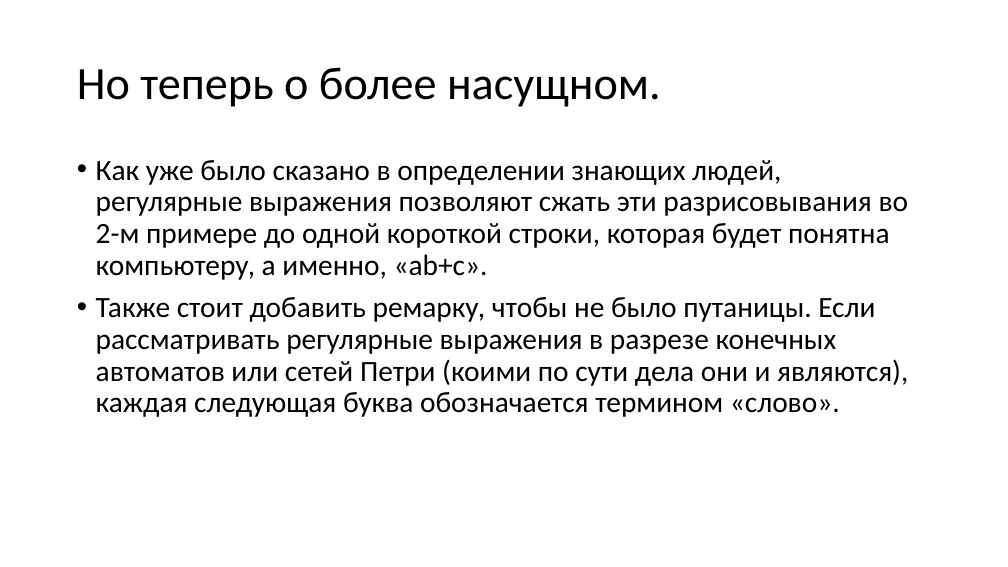
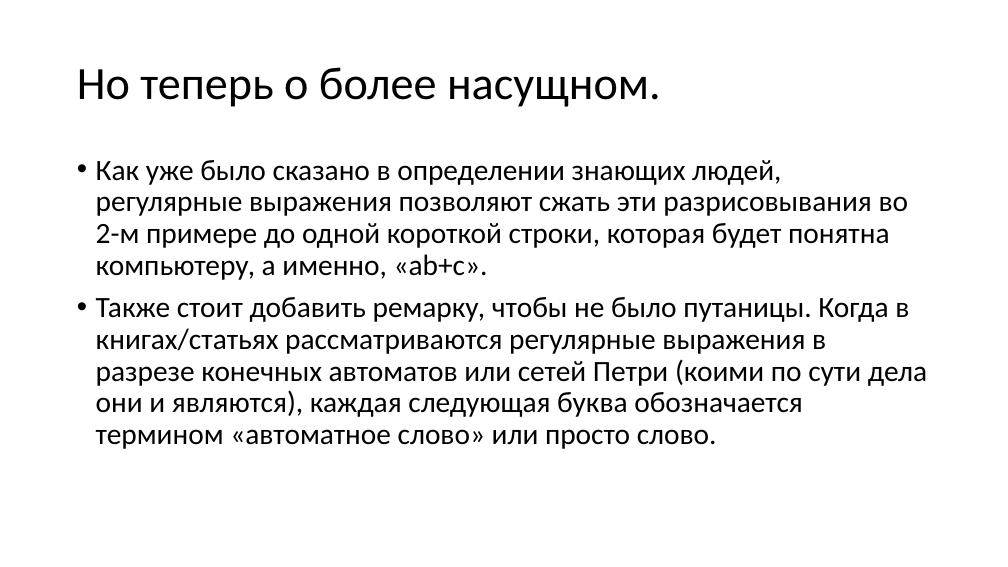
Before and after one commit to meTur4ik/re-demo, a slide deck: slide 17 of docs/re.pptx. Drawn at 1008x567 pixels with LibreOffice and Linux fonts; fonts in the diff are those of the drawing. Boxes give left, top, right and bottom in pixels: in the first picture for what was removed or moved away, otherwise in the second. Text is boxed around its words. In the diff, an @@ line names an element or a change of style, - is before the commit and + after.

Commit message:
edit presentation

```diff
--- a/docs/re.pptx
+++ b/docs/re.pptx
@@ text at (96, 297, 927, 449): text changed @@
-• Также стоит добавить ремарку, чтобы не было путаницы. Если рассматривать регулярные выражения в разрезе конечных автоматов или сетей Петри (коими по сути дела они и являются), каждая следующая буква обозначается термином «слово».
+• Также стоит добавить ремарку, чтобы не было путаницы. Когда в книгах/статьях рассматриваются регулярные выражения в разрезе конечных автоматов или сетей Петри (коими по сути дела они и являются), каждая следующая буква обозначается термином «автоматное слово» или просто слово.
```
Also in this commit, not shown: 15 other slides changed, 4 slides added, 1 slide removed.
